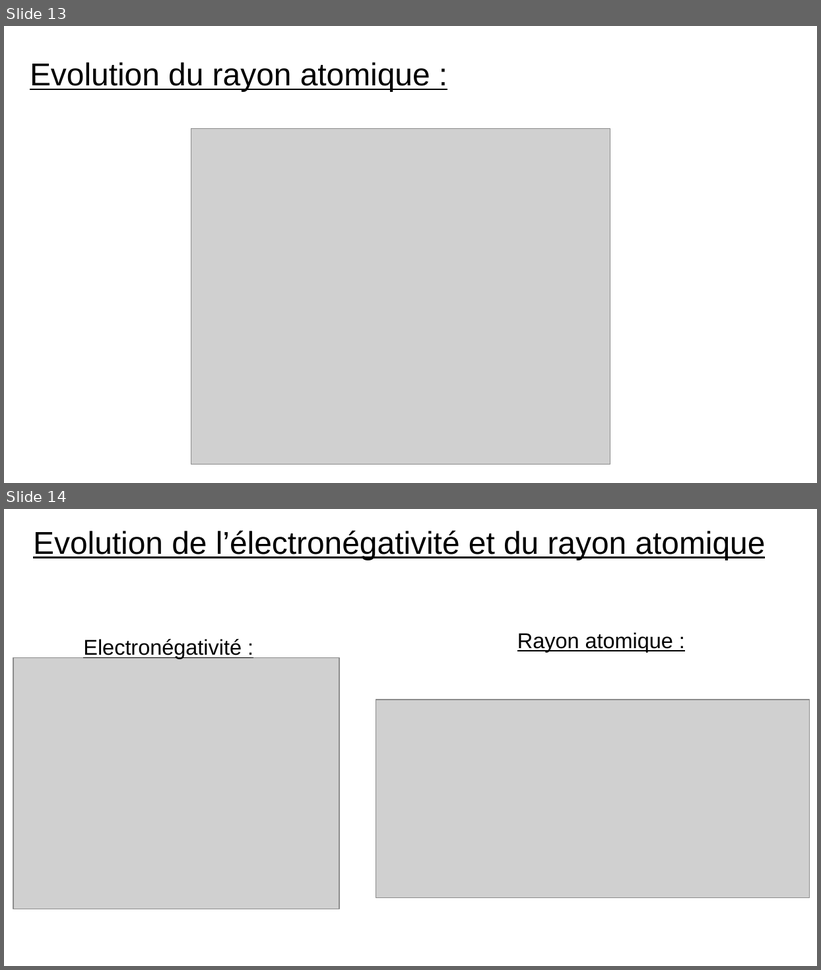
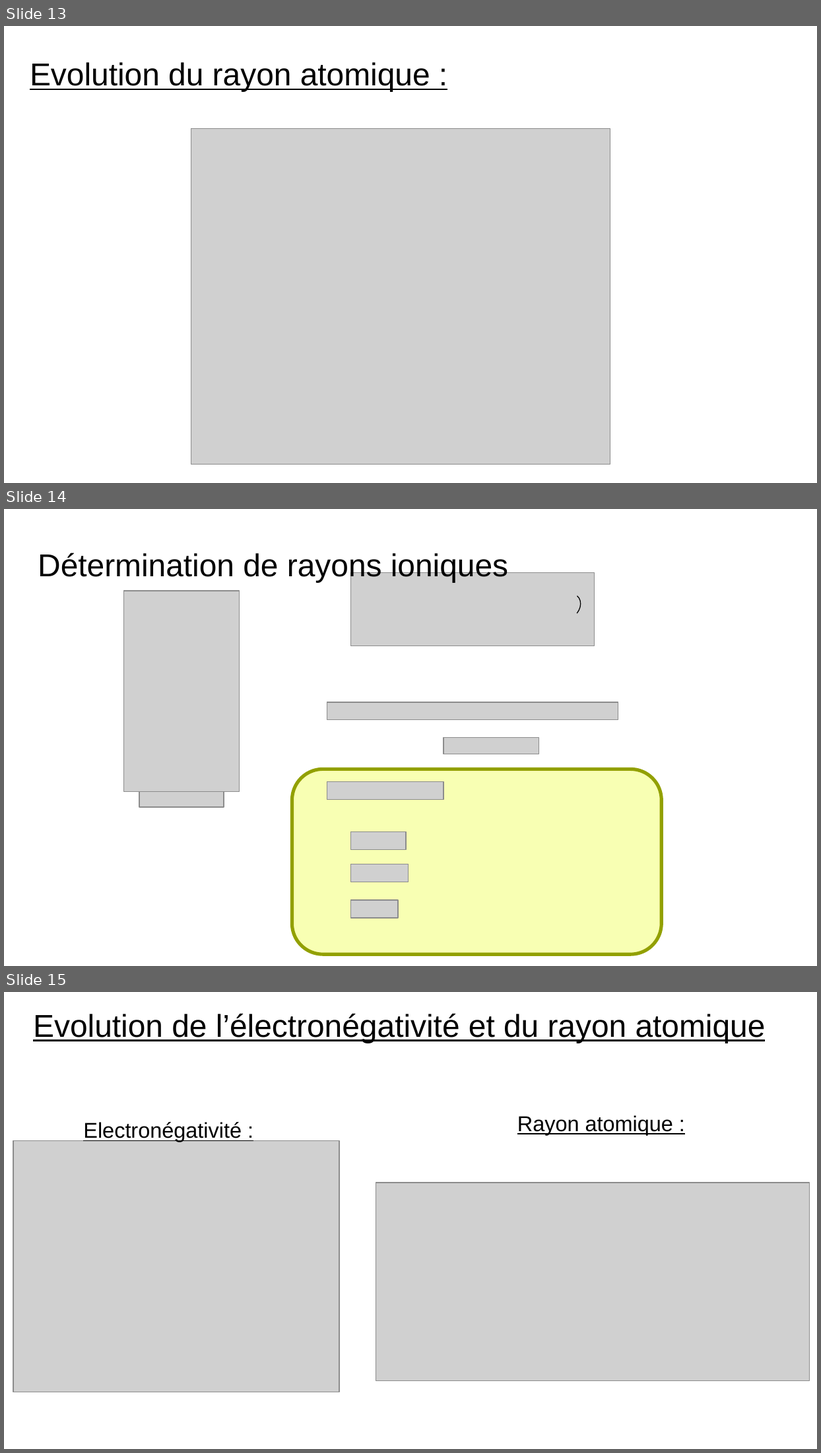
Before and after one commit to VBremaud/VBremaud.github.io, a slide deck: assets/pptx/LC16.pptx. Shown one above the other, each under a label of ours: slides 13 and 14 before the commit, slides 13, 14 and 15 after it. The pictures are 821x970 and 821x1453 pixels, drawn with LibreOffice and Linux fonts; fonts in the diff are those of the drawing; grey boxes stand for pictures. Boxes give left, top, right and bottom in pixels: in the first picture for what was removed or moved away, otherwise in the second. Text is boxed around its words. In the diff, an @@ line names an element or a change of style, - is before the commit and + after.

```diff
--- a/assets/pptx/LC16.pptx
+++ b/assets/pptx/LC16.pptx
@@ slide 14 added at (4, 509, 817, 966), background #FFFFFF @@
@@ title added at (38, 551, 508, 582), 28 pt, text #000000 @@
+Détermination de rayons ioniques
@@ picture added at (351, 572, 594, 646) @@
@@ picture added at (123, 591, 239, 793) @@
@@ arc (boxed as its full ellipse) added at (552, 589, 585, 623), outline #000000 0.75 pt @@
@@ picture added at (327, 702, 618, 720) @@
@@ picture added at (444, 737, 539, 754) @@
@@ rounded rectangle added at (292, 769, 661, 955), fill #F8FFB3, outline #92A000 3 pt @@
@@ picture added at (327, 782, 443, 799) @@
@@ picture added at (139, 792, 224, 807) @@
@@ picture added at (351, 832, 407, 850) @@
@@ picture added at (351, 864, 409, 882) @@
@@ picture added at (351, 900, 399, 918) @@
@@ what was slide 14 is now slide 15 @@
```
